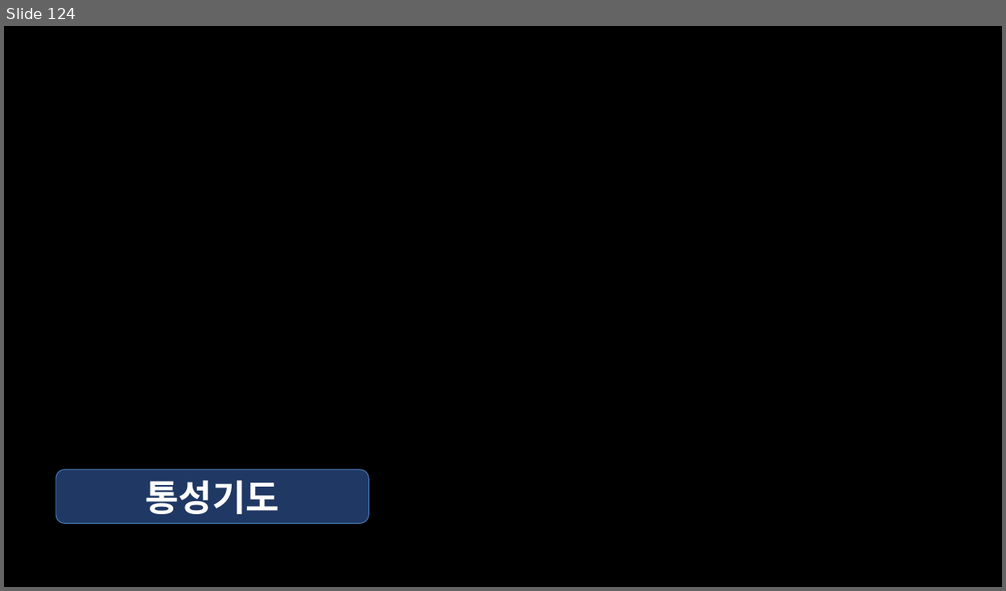
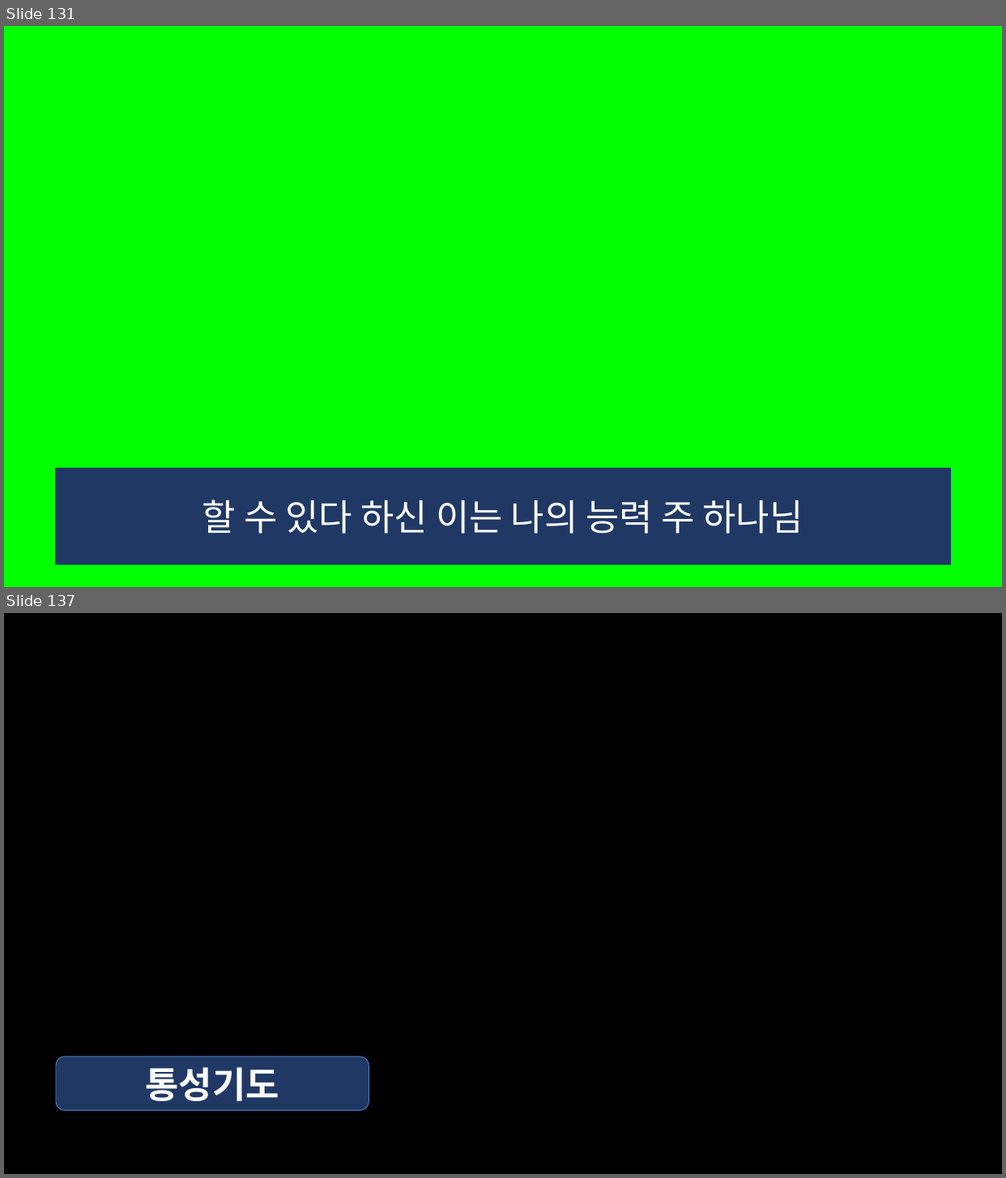
Before and after one commit to whizsavvy/evergreen_church, a slide deck: 2026-03-07_늘푸른교회_.pptx. Shown one above the other, each under a label of ours: slide 124 before the commit, slides 131 and 137 after it; the slides between them are not shown. The pictures are 1006x591 and 1006x1178 pixels, drawn with LibreOffice and Linux fonts; fonts in the diff are those of the drawing. Boxes give left, top, right and bottom in pixels: in the first picture for what was removed or moved away, otherwise in the second. Text is boxed around its words. In the diff, an @@ line names an element or a change of style, - is before the commit and + after.

```diff
--- a/2026-03-07_늘푸른교회_.pptx
+++ b/2026-03-07_늘푸른교회_.pptx
@@ slide 131 added at (x1=4, y1=26, x2=1002, y2=587), background #00FF00 @@
@@ rectangle added at (x1=55, y1=468, x2=951, y2=565), fill #203864, 35 pt, text #FFFFFF @@
+할 수 있다 하신 이는 나의 능력 주 하나님
@@ what was slide 124 is now slide 137 @@
```
Also in this commit, not shown: 2 slides changed, 17 other slides added, 5 slides removed.
